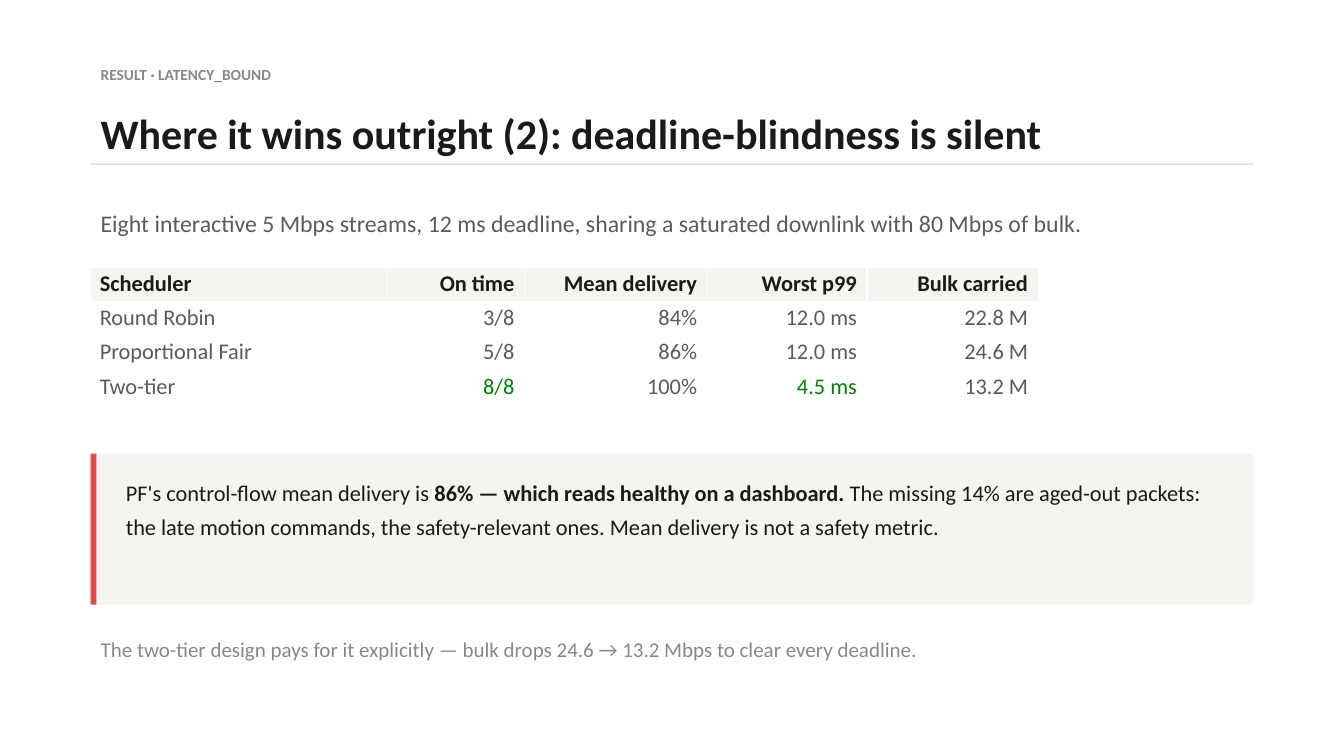
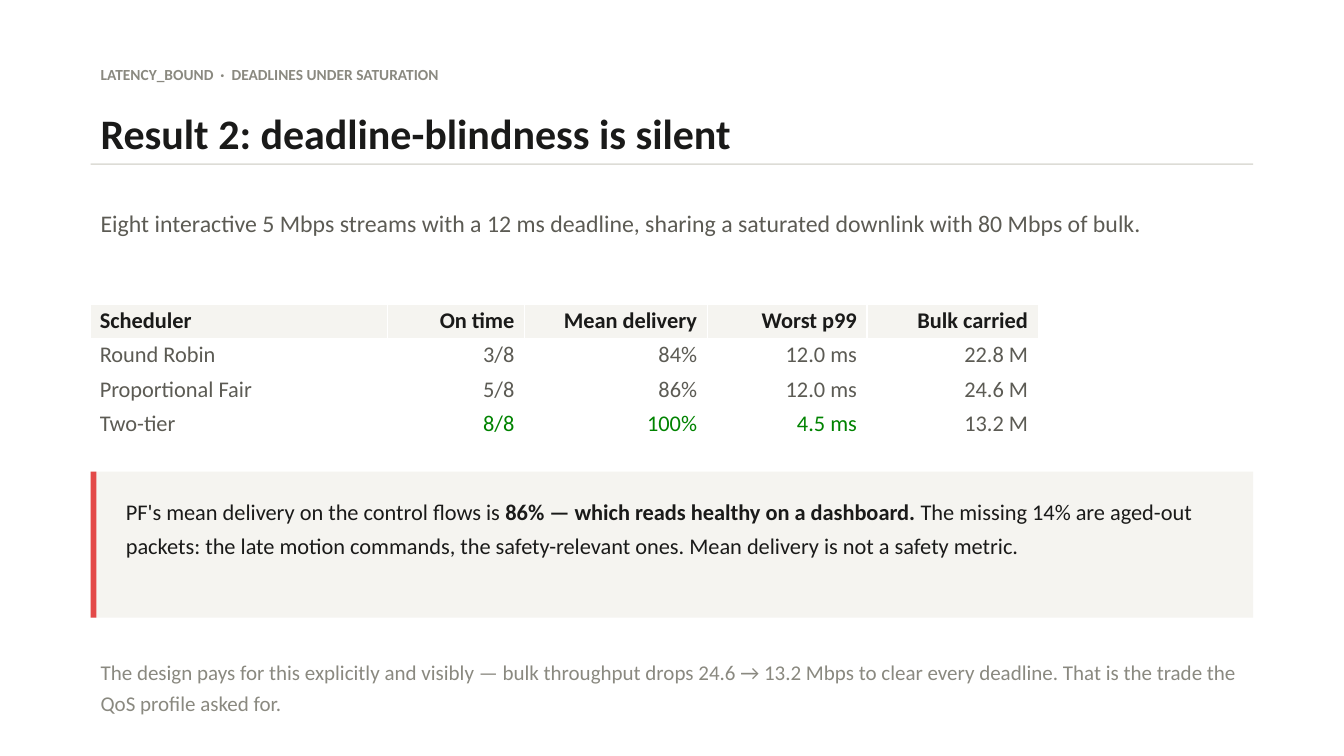
Before and after one commit to rahulnetsc/5g-qos-stack-personal, a slide deck: slide 8 of deck/two-tier-scheduler.pptx (slide 5 before the commit). Drawn at 1344x756 pixels with LibreOffice and Linux fonts; fonts in the diff are those of the drawing. Boxes give left, top, right and bottom in pixels: in the first picture for what was removed or moved away, otherwise in the second. Text is boxed around its words. In the diff, an @@ line names an element or a change of style, - is before the commit and + after.

```diff
--- a/deck/two-tier-scheduler.pptx
+++ b/deck/two-tier-scheduler.pptx
@@ text at (x1=101, y1=70, x2=438, y2=82): text changed @@
-RESULT · LATENCY_BOUND
+LATENCY_BOUND · DEADLINES UNDER SATURATION
@@ text at (x1=101, y1=119, x2=731, y2=150): text changed @@
-Where it wins outright (2): deadline-blindness is silent
+Result 2: deadline-blindness is silent
@@ text at (x1=101, y1=215, x2=1140, y2=236): text changed @@
-Eight interactive 5 Mbps streams, 12 ms deadline, sharing a saturated downlink with 80 Mbps of bulk.
+Eight interactive 5 Mbps streams with a 12 ms deadline, sharing a saturated downlink with 80 Mbps of bulk.
@@ table at (x1=91, y1=304, x2=1038, y2=442) @@
@@ text colour #5C5B54 to #008300 in "100%" @@
@@ table moved from (x1=91, y1=267, x2=1038, y2=404) to (x1=91, y1=304, x2=1038, y2=442) @@
@@ rectangle resized from (x1=91, y1=454, x2=1253, y2=605) to (x1=91, y1=472, x2=1253, y2=618) @@
@@ rectangle resized from (x1=91, y1=454, x2=97, y2=605) to (x1=91, y1=472, x2=97, y2=618) @@
@@ text at (x1=126, y1=504, x2=1192, y2=558): text changed @@
-PF's control-flow mean delivery is 86% — which reads healthy on a dashboard. The missing 14% are aged-out packets: the late motion commands, the safety-relevant ones. Mean delivery is not a safety metric.
+PF's mean delivery on the control flows is 86% — which reads healthy on a dashboard. The missing 14% are aged-out packets: the late motion commands, the safety-relevant ones. Mean delivery is not a safety metric.
@@ text at (x1=101, y1=665, x2=1235, y2=715): text changed @@
-The two-tier design pays for it explicitly — bulk drops 24.6 → 13.2 Mbps to clear every deadline.
+The design pays for this explicitly and visibly — bulk throughput drops 24.6 → 13.2 Mbps to clear every deadline. That is the trade the QoS profile asked for.
```
Also in this commit, not shown: 4 other slides changed, 6 slides added, 6 slides removed, 3 other files.
